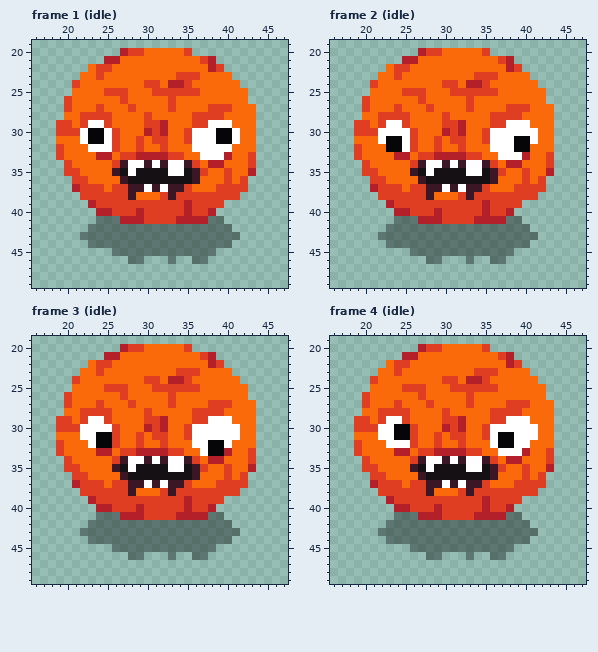
Pixel-art file -- assets/entities/mirituhg.aseprite. Above, as it was before the edit.
64x64 pixels, 35 frames. Shown: frame 1 (idle): x 16..47, y 19..49; frame 2 (idle): x 16..47, y 19..49; frame 3 (idle): x 16..47, y 19..49; frame 4 (idle): x 16..47, y 19..49. The commit also changed other frames, which this record leaves out.
Now the later version:
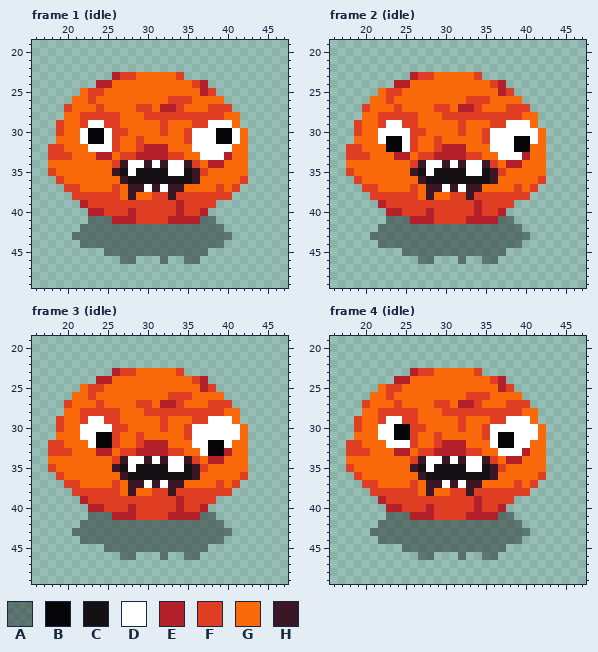
Palette (. is transparent): A #06060864  B #060608  C #141013  D #ffffff  E #b4202a  F #df3e23  G #fa6a0a  H #3b1725
Author's note on the commit: mirituhg death animation
From old to new:
Frame 1 (idle), layers "mouth", "base", "shadow":
y 20: x 27..35 EFFGGGGGF -> .........
y 21: x 25..38 EEGGGGGGGGGGFE -> ..............
y 22: x 23..39 GFFGGGGGGGGGGGGEF -> .................
y 23: x 22..28 GGFGGGG -> ....EFF; x 35..40 FFGGGG -> ......
y 24: x 21..25 FGGGG -> ...EE; x 30..31 FF -> GG; x 33..41 EEFGGGGGG -> GGGFE....
y 25: x 21 G -> .; x 23..27 GGFFF -> FFGGG; x 31..42 FFFFFFGGGGGG -> GGGGGGEF....
y 26: x 20 F -> .; x 23 G -> F; x 27 F -> G; x 34..35 GG -> FF; x 40..42 GGG -> ...
y 27: x 28..30 FGG -> GFF; x 32..34 GFG -> EEF; x 41..43 GGG -> ...
y 28: x 26 G -> F; x 31..35 GGGGG -> FFFFF; x 42..43 GG -> ..
y 29: x 20 F -> G; x 26 G -> F; x 30..32 FFE -> GGF; x 42..43 GG -> ..
y 30: x 20..21 FF -> GG; x 27 G -> F; x 30..32 EFE -> GGF; x 43 G -> .
y 31: x 31..32 FF -> GG; x 43 G -> .
y 32: x 18 . -> F; x 30..32 GGF -> EEE; x 43 G -> .
y 33: x 18 . -> F; x 20 G -> F; x 43 F -> .
y 34: x 18..20 ..F -> GGG; x 43 F -> .
y 35: x 18..21 ..FF -> FGGG; x 40 F -> G; x 43 E -> .
y 36: x 19..22 ..FF -> FGGG; x 40 F -> G
y 37: x 20..24 .EFFF -> FFGGG; x 27 F -> G; x 35 F -> G; x 40 F -> G; x 42 F -> .
y 38: x 21 . -> F; x 27 F -> G; x 31 G -> F; x 41 F -> .
y 39: x 22..23 .E -> EF; x 34..35 FE -> EF; x 39 F -> .
y 40: x 23 . -> E; x 25 E -> F; x 28..29 FE -> EF; x 34..35 FE -> EF; x 37..38 FE -> E.
y 41: x 23 . -> A; x 26 A -> E; x 29 E -> F; x 33 F -> E; x 37 E -> A; x 39 A -> .
y 42: x 22 . -> A; x 40 A -> .
y 43: x 21 . -> A; x 41 A -> .
y 44: x 22 . -> A; x 40 A -> .
y 45: x 25 . -> A; x 38 A -> .
y 46: x 27 . -> A; x 29 A -> .; x 32..33 .A -> A.; x 35 . -> A; x 37 A -> .
Frame 2 (idle), layers "mouth", "base", "shadow": the same change as frame 1 (idle)
Frame 3 (idle), layers "mouth", "base", "shadow": the same change as frame 1 (idle)
Frame 4 (idle), layers "mouth", "base", "shadow": the same change as frame 1 (idle)
